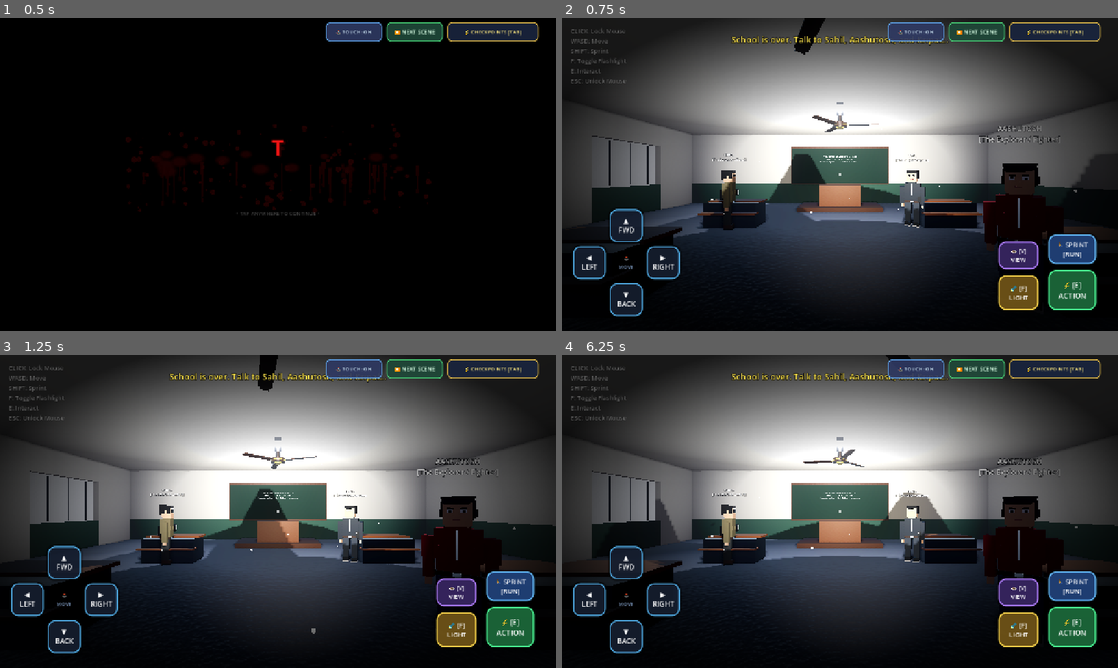
Above: before the commit, frames 1-4 (two rows, left to right).
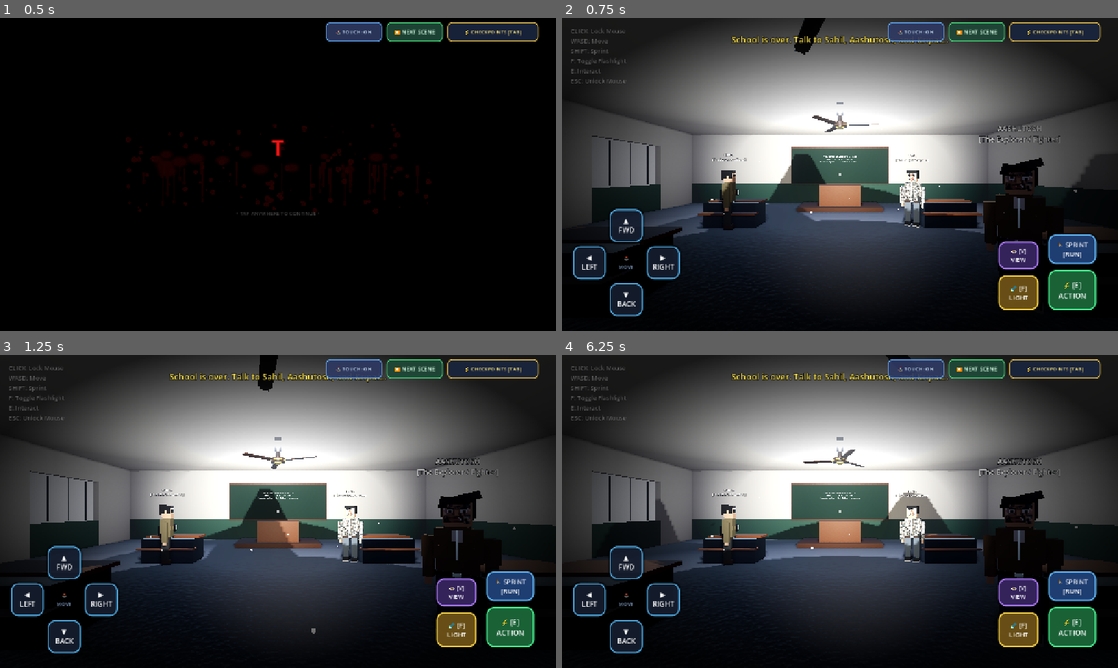
Above: after the commit, the same moments.

Repository: Sahil13092008/HorrorMission
Game: Godot game, scene res://scenes/opening_prologue.tscn
The game is run twice, just before and just after one commit, with the same random seed, the same clock (stepped at 60 frames per second) and the same inputs. Sound files missing from this copy of the repository are replaced by a short silence.
Inputs:
- Up to frame 1 (0.5 s): no input
- Up to frame 2 (0.75 s): click "⏩ NEXT SCENE" at 0.5 s
- Up to frame 3 (1.25 s): no input
- Up to frame 4 (6.25 s): click "⏩ NEXT SCENE" at 1.25 s; click "⏩ NEXT SCENE" at 2 s; click "⏩ NEXT SCENE" at 2.75 s; click "⏩ NEXT SCENE" at 3.5 s; click "⏩ NEXT SCENE" at 4.25 s; click "⏩ NEXT SCENE" at 5 s; click "⏩ NEXT SCENE" at 5.75 s

Frame 1 is identical in both runs. In frame 2, 0.6% of the frame differs, in the area x 60-87%, y 44-66%; in frame 3, 0.6%; in frame 4, 0.6%.

Commit message:
Transform Sahil and Aashutosh into real-photo lookalikes with 2D avatars, 3D face decals, and authentic styling

Diff:
--- a/scenes/classroom.tscn
+++ b/scenes/classroom.tscn
@@ -12,6 +12,9 @@
 [ext_resource type="Texture2D" uid="uid://bspcdmkmuhodv" path="res://textures/kripal_bodycam.png" id="10_bodycam"]
 [ext_resource type="AudioStream" uid="uid://b5emd1i5d1yia" path="res://audio/door_creak.wav" id="11_door_creak"]
 [ext_resource type="AudioStream" uid="uid://b46l3eklxe0kb" path="res://audio/radar_ping.wav" id="12_radar_ping"]
+[ext_resource type="Texture2D" uid="uid://cglwe3516l38q" path="res://textures/tex_sahil_shirt.png" id="13_sahil_shirt"]
+[ext_resource type="Texture2D" uid="uid://eis6vyvwgbiv" path="res://textures/face_sahil_decal.png" id="14_sahil_face"]
+[ext_resource type="Texture2D" uid="uid://bedswgkiolexk" path="res://textures/face_aashutosh_decal.png" id="15_aashu_face"]
 
 [sub_resource type="ProceduralSkyMaterial" id="ProceduralSkyMaterial_1"]
 sky_top_color = Color(0.45, 0.6, 0.8, 1)
@@ -250,20 +253,41 @@
 roughness = 0.7
 
 [sub_resource type="StandardMaterial3D" id="Mat_Sahil_Jacket"]
-albedo_color = Color(0.14, 0.16, 0.19, 1)
+albedo_color = Color(0.96, 0.96, 0.96, 1)
+albedo_texture = ExtResource("13_sahil_shirt")
+uv1_scale = Vector3(2.5, 2.5, 2.5)
 roughness = 0.65
 
 [sub_resource type="StandardMaterial3D" id="Mat_Sahil_Cargo"]
-albedo_color = Color(0.22, 0.24, 0.27, 1)
-roughness = 0.75
+albedo_color = Color(0.40, 0.44, 0.48, 1)
+roughness = 0.8
 
 [sub_resource type="StandardMaterial3D" id="Mat_Aashu_Hoodie"]
-albedo_color = Color(0.58, 0.13, 0.16, 1)
-roughness = 0.75
+albedo_color = Color(0.46, 0.36, 0.24, 1)
+roughness = 0.70
 
 [sub_resource type="StandardMaterial3D" id="Mat_Aashu_Jeans"]
-albedo_color = Color(0.20, 0.30, 0.46, 1)
-roughness = 0.8
+albedo_color = Color(0.18, 0.24, 0.35, 1)
+roughness = 0.82
+
+[sub_resource type="StandardMaterial3D" id="Mat_Kalawa"]
+albedo_color = Color(0.95, 0.45, 0.08, 1)
+roughness = 0.60
+
+[sub_resource type="StandardMaterial3D" id="Mat_Kara_Silver"]
+albedo_color = Color(0.85, 0.88, 0.92, 1)
+metallic = 0.85
+roughness = 0.25
+
+[sub_resource type="StandardMaterial3D" id="Mat_Sahil_FaceDecal"]
+transparency = 1
+albedo_texture = ExtResource("14_sahil_face")
+roughness = 0.55
+
+[sub_resource type="StandardMaterial3D" id="Mat_Aashu_FaceDecal"]
+transparency = 1
+albedo_texture = ExtResource("15_aashu_face")
+roughness = 0.55
 
 [sub_resource type="StandardMaterial3D" id="Mat_Kripal_Coat"]
 albedo_color = Color(0.44, 0.40, 0.28, 1)
@@ -717,6 +741,11 @@
 size = Vector3(0.26, 0.28, 0.26)
 material = SubResource("Mat_Skin")
 
+[node name="FaceDecal" type="CSGBox3D" parent="Characters/Sahil/HeadNode"]
+transform = Transform3D(1, 0, 0, 0, 1, 0, 0, 0, 1, 0, 0.01, 0.133)
+size = Vector3(0.24, 0.25, 0.005)
+material = SubResource("Mat_Sahil_FaceDecal")
+
 [node name="Jaw" type="CSGBox3D" parent="Characters/Sahil/HeadNode"]
 transform = Transform3D(1, 0, 0, 0, 1, 0, 0, 0, 1, 0, -0.11, 0.02)
 size = Vector3(0.22, 0.11, 0.22)
@@ -902,6 +931,18 @@
 transform = Transform3D(1, 0, 0, 0, 1, 0, 0, 0, 1, 0.29, 0.60, 0)
 size = Vector3(0.075, 0.10, 0.09)
 material = SubResource("Mat_Skin")
+
+[node name="KalawaThread" type="CSGCylinder3D" parent="Characters/Sahil/ArmsNode"]
+transform = Transform3D(1, 0, 0, 0, 1, 0, 0, 0, 1, 0.29, 0.66, 0)
+radius = 0.058
+height = 0.025
+material = SubResource("Mat_Kalawa")
+
+[node name="SilverKara" type="CSGCylinder3D" parent="Characters/Sahil/ArmsNode"]
+transform = Transform3D(1, 0, 0, 0, 1, 0, 0, 0, 1, 0.29, 0.685, 0)
+radius = 0.060
+height = 0.018
+material = SubResource("Mat_Kara_Silver")
 
 [node name="LegsNode" type="Node3D" parent="Characters/Sahil"]
 
@@ -971,6 +1012,11 @@
 size = Vector3(0.26, 0.28, 0.26)
 material = SubResource("Mat_Skin")
 
+[node name="FaceDecal" type="CSGBox3D" parent="Characters/Aashutosh/HeadNode"]
+transform = Transform3D(1, 0, 0, 0, 1, 0, 0, 0, 1, 0, 0.01, 0.133)
+size = Vector3(0.24, 0.25, 0.005)
+material = SubResource("Mat_Aashu_FaceDecal")
+
 [node name="Jaw" type="CSGBox3D" parent="Characters/Aashutosh/HeadNode"]
 transform = Transform3D(1, 0, 0, 0, 1, 0, 0, 0, 1, 0, -0.11, 0.02)
 size = Vector3(0.22, 0.11, 0.22)
@@ -1066,20 +1112,15 @@
 size = Vector3(0.24, 0.045, 0.055)
 material = SubResource("Mat_Hair_Brown")
 
-[node name="HeadphonesBand" type="CSGBox3D" parent="Characters/Aashutosh/HeadNode"]
-transform = Transform3D(1, 0, 0, 0, 1, 0, 0, 0, 1, 0, 0.19, 0)
-size = Vector3(0.32, 0.028, 0.10)
-material = SubResource("Mat_Boots_Black")
-
-[node name="HeadphoneCupL" type="CSGBox3D" parent="Characters/Aashutosh/HeadNode"]
-transform = Transform3D(1, 0, 0, 0, 1, 0, 0, 0, 1, -0.155, 0, 0)
-size = Vector3(0.045, 0.10, 0.10)
-material = SubResource("Mat_Boots_Black")
-
-[node name="HeadphoneCupR" type="CSGBox3D" parent="Characters/Aashutosh/HeadNode"]
-transform = Transform3D(1, 0, 0, 0, 1, 0, 0, 0, 1, 0.155, 0, 0)
-size = Vector3(0.045, 0.10, 0.10)
-material = SubResource("Mat_Boots_Black")
+[node name="HairSweep" type="CSGBox3D" parent="Characters/Aashutosh/HeadNode"]
+transform = Transform3D(0.966, -0.259, 0, 0.259, 0.966, 0, 0, 0, 1, 0.05, 0.175, 0.02)
+size = Vector3(0.31, 0.08, 0.28)
+material = SubResource("Mat_Hair_Brown")
+
+[node name="HairSideSweep" type="CSGBox3D" parent="Characters/Aashutosh/HeadNode"]
+transform = Transform3D(0.985, 0.174, 0, -0.174, 0.985, 0, 0, 0, 1, -0.12, 0.13, 0.08)
+size = Vector3(0.08, 0.14, 0.18)
+material = SubResource("Mat_Hair_Brown")
 
 [node name="Neck" type="CSGCylinder3D" parent="Characters/Aashutosh"]
 transform = Transform3D(1, 0, 0, 0, 1, 0, 0, 0, 1, 0, 1.30, 0)
@@ -1099,6 +1140,11 @@
 transform = Transform3D(1, 0, 0, 0, 1, 0, 0, 0, 1, 0, 0.33, 0.015)
 size = Vector3(0.24, 0.065, 0.22)
 material = SubResource("Mat_Aashu_Hoodie")
+
+[node name="Undershirt" type="CSGBox3D" parent="Characters/Aashutosh/TorsoNode"]
+transform = Transform3D(1, 0, 0, 0, 1, 0, 0, 0, 1, 0, 0.25, 0.126)
+size = Vector3(0.10, 0.14, 0.01)
+material = SubResource("Mat_Eye_White")
 
 [node name="ZipperLine" type="CSGBox3D" parent="Characters/Aashutosh/TorsoNode"]
 transform = Transform3D(1, 0, 0, 0, 1, 0, 0, 0, 1, 0, 0.14, 0.127)
--- a/scenes/street_to_kripal.tscn
+++ b/scenes/street_to_kripal.tscn
@@ -24,6 +24,9 @@
 [ext_resource type="AudioStream" path="res://audio/storm_sahil_warning.mp3" id="18_sahil_warning"]
 [ext_resource type="AudioStream" path="res://audio/storm_aashu_hurry.mp3" id="19_aashu_hurry"]
 [ext_resource type="AudioStream" path="res://audio/storm_player_go.mp3" id="20_player_go"]
+[ext_resource type="Texture2D" uid="uid://cglwe3516l38q" path="res://textures/tex_sahil_shirt.png" id="24_sahil_shirt"]
+[ext_resource type="Texture2D" uid="uid://eis6vyvwgbiv" path="res://textures/face_sahil_decal.png" id="25_sahil_face"]
+[ext_resource type="Texture2D" uid="uid://bedswgkiolexk" path="res://textures/face_aashutosh_decal.png" id="26_aashu_face"]
 
 [sub_resource type="ProceduralSkyMaterial" id="SkyMat_Street"]
 sky_top_color = Color(0.04, 0.05, 0.12, 1)
@@ -249,12 +252,28 @@
 emission_energy_multiplier = 2.5
 
 [sub_resource type="StandardMaterial3D" id="Mat_Companion_Sahil"]
-albedo_color = Color(0.48, 0.28, 0.16, 1)
-roughness = 0.7
+albedo_color = Color(0.96, 0.96, 0.96, 1)
+albedo_texture = ExtResource("24_sahil_shirt")
+uv1_scale = Vector3(2.5, 2.5, 2.5)
+roughness = 0.65
 
 [sub_resource type="StandardMaterial3D" id="Mat_Companion_Aashu"]
-albedo_color = Color(0.85, 0.42, 0.15, 1)
-roughness = 0.7
+albedo_color = Color(0.46, 0.36, 0.24, 1)
+roughness = 0.70
+
+[sub_resource type="StandardMaterial3D" id="Mat_Sahil_Jeans"]
+albedo_color = Color(0.40, 0.44, 0.48, 1)
+roughness = 0.80
+
+[sub_resource type="StandardMaterial3D" id="Mat_Sahil_FaceDecal"]
+transparency = 1
+albedo_texture = ExtResource("25_sahil_face")
+roughness = 0.55
+
+[sub_resource type="StandardMaterial3D" id="Mat_Aashu_FaceDecal"]
+transparency = 1
+albedo_texture = ExtResource("26_aashu_face")
+roughness = 0.55
 
 [sub_resource type="StandardMaterial3D" id="Mat_Jeans"]
 albedo_color = Color(0.18, 0.24, 0.35, 1)
@@ -3563,6 +3582,11 @@
 size = Vector3(0.26, 0.28, 0.26)
 material = SubResource("Mat_Skin")
 
+[node name="FaceDecal" type="CSGBox3D" parent="Companions/SahilCompanion/VisualModel/HeadNode"]
+transform = Transform3D(1, 0, 0, 0, 1, 0, 0, 0, 1, 0, 0.01, 0.133)
+size = Vector3(0.24, 0.25, 0.005)
+material = SubResource("Mat_Sahil_FaceDecal")
+
 [node name="Jaw" type="CSGBox3D" parent="Companions/SahilCompanion/VisualModel/HeadNode"]
 transform = Transform3D(1, 0, 0, 0, 1, 0, 0, 0, 1, 0, -0.11, 0.02)
 size = Vector3(0.22, 0.11, 0.22)
@@ -3902,6 +3926,11 @@
 [node name="HeadBase" type="CSGBox3D" parent="Companions/AashutoshCompanion/VisualModel/HeadNode"]
 size = Vector3(0.26, 0.28, 0.26)
 material = SubResource("Mat_Skin")
+
+[node name="FaceDecal" type="CSGBox3D" parent="Companions/AashutoshCompanion/VisualModel/HeadNode"]
+transform = Transform3D(1, 0, 0, 0, 1, 0, 0, 0, 1, 0, 0.01, 0.133)
+size = Vector3(0.24, 0.25, 0.005)
+material = SubResource("Mat_Aashu_FaceDecal")
 
 [node name="Jaw" type="CSGBox3D" parent="Companions/AashutoshCompanion/VisualModel/HeadNode"]
 transform = Transform3D(1, 0, 0, 0, 1, 0, 0, 0, 1, 0, -0.11, 0.02)
--- a/scripts/cycle_to_school.gd
+++ b/scripts/cycle_to_school.gd
@@ -1782,11 +1782,41 @@
 	add_child(comp_root)
 
 	var mat_skin = _create_mat(Color(0.86, 0.68, 0.54), 0.75)
-	var mat_sahil_shirt = _create_mat(Color(0.85, 0.35, 0.15), 0.8)
-	var mat_sahil_cap = _create_mat(Color(0.12, 0.35, 0.85), 0.7)
-	var mat_aashu_shirt = _create_mat(Color(0.25, 0.55, 0.85), 0.8)
-	var mat_aashu_glass = _create_mat(Color(0.1, 0.1, 0.1), 0.2, 0.9)
-	var mat_jeans = _create_mat(Color(0.15, 0.22, 0.36), 0.85)
+
+	# Sahil's authentic Plaid/Checked Shirt + Face Decal + Kalawa
+	var mat_sahil_shirt = StandardMaterial3D.new()
+	mat_sahil_shirt.albedo_color = Color(0.96, 0.96, 0.96)
+	var tex_sahil_shirt = load("res://textures/tex_sahil_shirt.png")
+	if tex_sahil_shirt:
+		mat_sahil_shirt.albedo_texture = tex_sahil_shirt
+		mat_sahil_shirt.uv1_scale = Vector3(2.5, 2.5, 2.5)
+	mat_sahil_shirt.roughness = 0.65
+
+	var mat_sahil_face = StandardMaterial3D.new()
+	mat_sahil_face.transparency = BaseMaterial3D.TRANSPARENCY_ALPHA
+	var tex_sahil_face = load("res://textures/face_sahil_decal.png")
+	if tex_sahil_face:
+		mat_sahil_face.albedo_texture = tex_sahil_face
+	mat_sahil_face.roughness = 0.55
+
+	var mat_sahil_hair = _create_mat(Color(0.10, 0.10, 0.12), 0.85)
+	var mat_sahil_jeans = _create_mat(Color(0.40, 0.44, 0.48), 0.82) # Faded grey relaxed jeans
+	var mat_kalawa = _create_mat(Color(0.95, 0.45, 0.08), 0.6)
+	var mat_kara = _create_mat(Color(0.85, 0.88, 0.92), 0.25, 0.85)
+
+	# Aashutosh's authentic Olive-Brown Shirt + Wavy Hair + Face Decal
+	var mat_aashu_shirt = _create_mat(Color(0.46, 0.36, 0.24), 0.70) # Earthy olive-brown casual shirt
+	var mat_aashu_undershirt = _create_mat(Color(0.95, 0.95, 0.95), 0.8)
+	var mat_aashu_face = StandardMaterial3D.new()
+	mat_aashu_face.transparency = BaseMaterial3D.TRANSPARENCY_ALPHA
+	var tex_aashu_face = load("res://textures/face_aashutosh_decal.png")
+	if tex_aashu_face:
+		mat_aashu_face.albedo_texture = tex_aashu_face
+	mat_aashu_face.roughness = 0.55
+
+	var mat_aashu_hair = _create_mat(Color(0.14, 0.11, 0.09), 0.85) # Espresso wavy blowout hair
+	var mat_aashu_jeans = _create_mat(Color(0.18, 0.24, 0.35), 0.82) # Indigo blue denim
+
 	var mat_bag_sahil = _create_mat(Color(0.35, 0.15, 0.15), 0.8)
 	var mat_bag_aashu = _create_mat(Color(0.18, 0.38, 0.25), 0.8)
 
@@ -1797,7 +1827,7 @@
 	comp_root.add_child(comp_sahil)
 
 	var s_torso = CSGBox3D.new()
-	s_torso.size = Vector3(0.42, 0.65, 0.24)
+	s_torso.size = Vector3(0.44, 0.65, 0.24)
 	s_torso.position = Vector3(0, 1.15, 0)
 	s_torso.material = mat_sahil_shirt
 	comp_sahil.add_child(s_torso)
@@ -1808,11 +1838,34 @@
 	s_head.material = mat_skin
 	comp_sahil.add_child(s_head)
 
-	var s_cap = CSGBox3D.new()
-	s_cap.size = Vector3(0.26, 0.08, 0.32)
-	s_cap.position = Vector3(0, 1.74, 0.04)
-	s_cap.material = mat_sahil_cap
-	comp_sahil.add_child(s_cap)
+	# Sahil's real face decal on 3D head
+	var s_face_decal = CSGBox3D.new()
+	s_face_decal.size = Vector3(0.22, 0.22, 0.005)
+	s_face_decal.position = Vector3(0, 1.62, 0.123)
+	s_face_decal.material = mat_sahil_face
+	comp_sahil.add_child(s_face_decal)
+
+	# Sahil's neat black cropped hair
+	var s_hair = CSGBox3D.new()
+	s_hair.size = Vector3(0.26, 0.06, 0.26)
+	s_hair.position = Vector3(0, 1.74, 0)
+	s_hair.material = mat_sahil_hair
+	comp_sahil.add_child(s_hair)
+
+	# Sahil's sacred thread (Kalawa) & silver kara on right wrist
+	var s_kalawa = CSGCylinder3D.new()
+	s_kalawa.radius = 0.055
+	s_kalawa.height = 0.025
+	s_kalawa.position = Vector3(-0.24, 0.90, 0.05)
+	s_kalawa.material = mat_kalawa
+	comp_sahil.add_child(s_kalawa)
+
+	var s_kara = CSGCylinder3D.new()
+	s_kara.radius = 0.058
+	s_kara.height = 0.016
+	s_kara.position = Vector3(-0.24, 0.925, 0.05)
+	s_kara.material = mat_kara
+	comp_sahil.add_child(s_kara)
 
 	var s_bag = CSGBox3D.new()
 	s_bag.size = Vector3(0.36, 0.46, 0.22)
@@ -1823,7 +1876,7 @@
 	var s_legs = CSGBox3D.new()
 	s_legs.size = Vector3(0.36, 0.80, 0.18)
 	s_legs.position = Vector3(0, 0.42, 0)
-	s_legs.material = mat_jeans
+	s_legs.material = mat_sahil_jeans
 	comp_sahil.add_child(s_legs)
 
 	# Sahil's red bicycle parked on kickstand on the ground
@@ -1849,17 +1902,33 @@
 	a_torso.material = mat_aashu_shirt
 	comp_aashu.add_child(a_torso)
 
+	# White undershirt peeking out of open collar
+	var a_undershirt = CSGBox3D.new()
+	a_undershirt.size = Vector3(0.12, 0.16, 0.01)
+	a_undershirt.position = Vector3(0, 1.38, 0.123)
+	a_undershirt.material = mat_aashu_undershirt
+	comp_aashu.add_child(a_undershirt)
+
 	var a_head = CSGBox3D.new()
 	a_head.size = Vector3(0.24, 0.24, 0.24)
 	a_head.position = Vector3(0, 1.62, 0)
 	a_head.material = mat_skin
 	comp_aashu.add_child(a_head)
 
-	var a_glass = CSGBox3D.new()
-	a_glass.size = Vector3(0.26, 0.06, 0.08)
-	a_glass.position = Vector3(0, 1.62, 0.12)
-	a_glass.material = mat_aashu_glass
-	comp_aashu.add_child(a_glass)
+	# Aashutosh's real face decal on 3D head
+	var a_face_decal = CSGBox3D.new()
+	a_face_decal.size = Vector3(0.22, 0.22, 0.005)
+	a_face_decal.position = Vector3(0, 1.62, 0.123)
+	a_face_decal.material = mat_aashu_face
+	comp_aashu.add_child(a_face_decal)
+
+	# Aashutosh's voluminous wavy blowout hair with side sweep
+	var a_hair_sweep = CSGBox3D.new()
+	a_hair_sweep.size = Vector3(0.28, 0.08, 0.27)
+	a_hair_sweep.position = Vector3(0.04, 1.74, 0.02)
+	a_hair_sweep.rotation_degrees = Vector3(0, 0, -8.0)
+	a_hair_sweep.material = mat_aashu_hair
+	comp_aashu.add_child(a_hair_sweep)
 
 	var a_bag = CSGBox3D.new()
 	a_bag.size = Vector3(0.36, 0.46, 0.22)
@@ -1870,7 +1939,7 @@
 	var a_legs = CSGBox3D.new()
 	a_legs.size = Vector3(0.36, 0.80, 0.18)
 	a_legs.position = Vector3(0, 0.42, 0)
-	a_legs.material = mat_jeans
+	a_legs.material = mat_aashu_jeans
 	comp_aashu.add_child(a_legs)
 
 	var a_bike = Node3D.new()
Binary file changed: textures/avatar_aashutosh.png
Binary file changed: textures/avatar_sahil.png
Binary file added: textures/face_aashutosh_decal.png
Not shown, added: textures/face_aashutosh_decal.png.import
Binary file added: textures/face_sahil_decal.png
Not shown, added: textures/face_sahil_decal.png.import
Binary file added: textures/tex_sahil_shirt.png
Not shown, added: textures/tex_sahil_shirt.png.import
